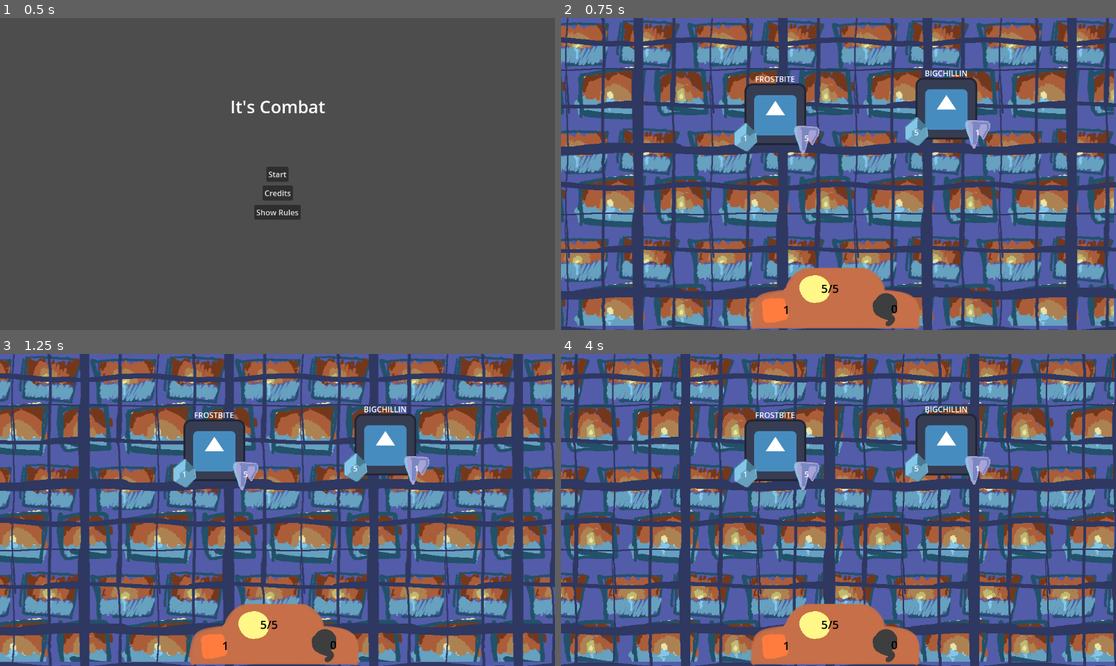
Above: before the commit, frames 1-4 (two rows, left to right).
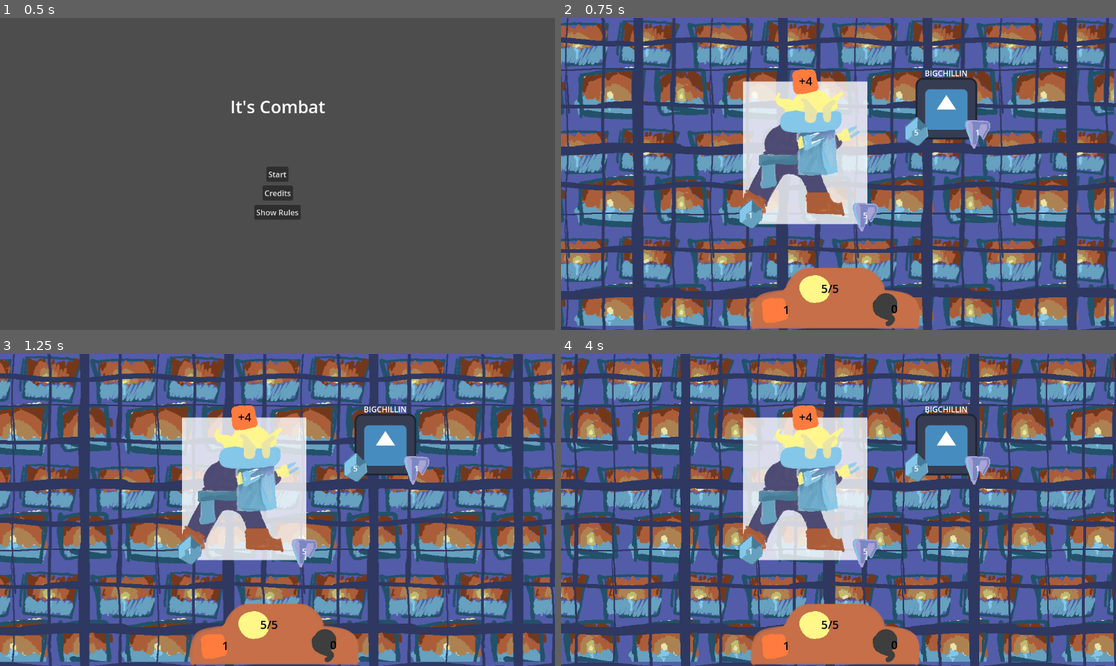
Above: after the commit, the same moments.

Repository: alex-mike-mark-again/godot-combat
Game: Godot game, scene res://main_menu.tscn
The game is run twice, just before and just after one commit, with the same random seed, the same clock (stepped at 60 frames per second) and the same inputs. The engine's default icon, where the game draws it, is replaced by a stand-in: a white triangle on a blue panel in a dark square.
Inputs (mouse positions are in pixels of both pictures, inside the frame that each line leads up to):
- Up to frame 1 (0.5 s): no input
- Up to frame 2 (0.75 s): click "Start" at 0.5 s
- Up to frame 3 (1.25 s): no input
- Up to frame 4 (4 s): click (949, 444) at 1.27 s; click (949, 444) at 2.02 s; click (949, 435) at 2.77 s; click "Retry from start" at 3.5 s

Frame 1 is identical in both runs. In frame 2, 10% of the frame differs, in the area x 31-58%, y 16-69%; in frame 3, 10%; in frame 4, 10%.

Commit message:
Adds frostbite to stage 1

Diff:
--- a/troops/stage1b.tscn
+++ b/troops/stage1b.tscn
@@ -6,6 +6,7 @@
 [ext_resource type="Shader" path="res://ui/background.gdshader" id="3_o8glo"]
 [ext_resource type="Texture2D" uid="uid://ch8dyx6fiqyjh" path="res://sprites/bg_cell_grid.png" id="4_5abss"]
 [ext_resource type="Texture2D" uid="uid://crsqdtsyoglrl" path="res://sprites/bg_windows.png" id="4_eynfx"]
+[ext_resource type="Texture2D" uid="uid://rcjoqrya5n1s" path="res://sprites/goblin_frostbite.png" id="7_fitlv"]
 
 [sub_resource type="ShaderMaterial" id="ShaderMaterial_e0mkc"]
 resource_local_to_scene = true
@@ -67,3 +68,17 @@
 offset_bottom = 132.0
 buff_atk = 4
 atk = 5
+
+[node name="bite" parent="enemies/FROSTBITE/Labels" index="0"]
+anchors_preset = 3
+
+[node name="chill" parent="enemies/FROSTBITE/Labels" index="1"]
+anchors_preset = 2
+
+[node name="Selector" parent="enemies/FROSTBITE" index="2"]
+offset_right = 2454.0
+offset_bottom = 2818.0
+scale = Vector2(0.105, 0.105)
+icon = ExtResource("7_fitlv")
+
+[editable path="enemies/FROSTBITE"]
Not shown, added: sprites/goblin_frostbite.png.import
Not shown: 1 places in troops/stage1b.tscn that only renumber resources
